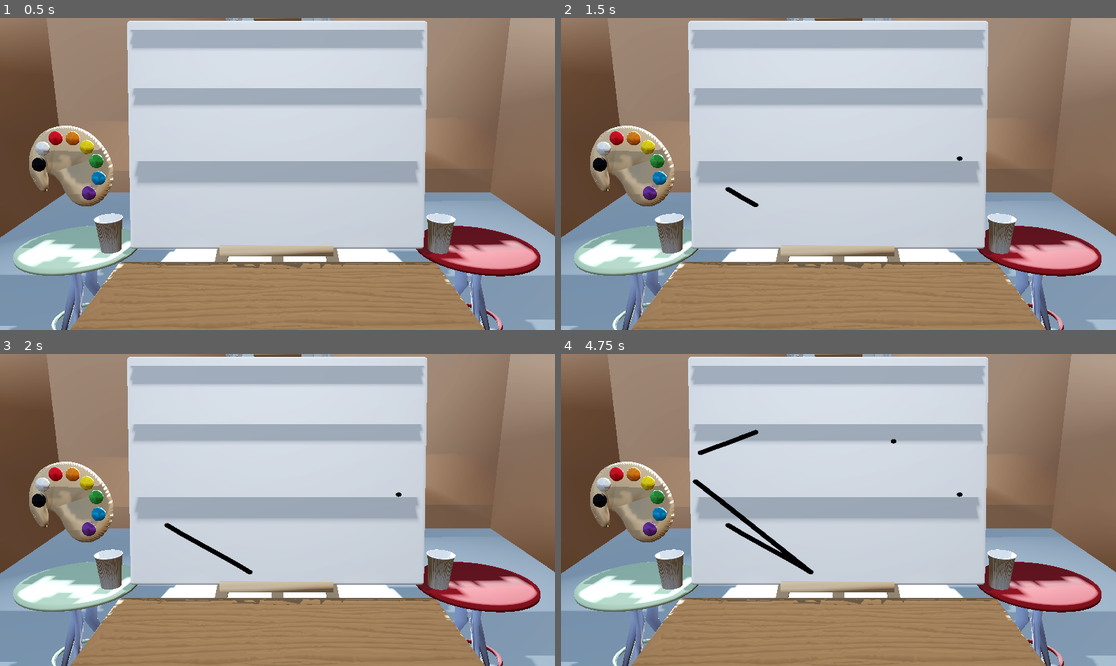
Above: before the commit, frames 1-4 (two rows, left to right).
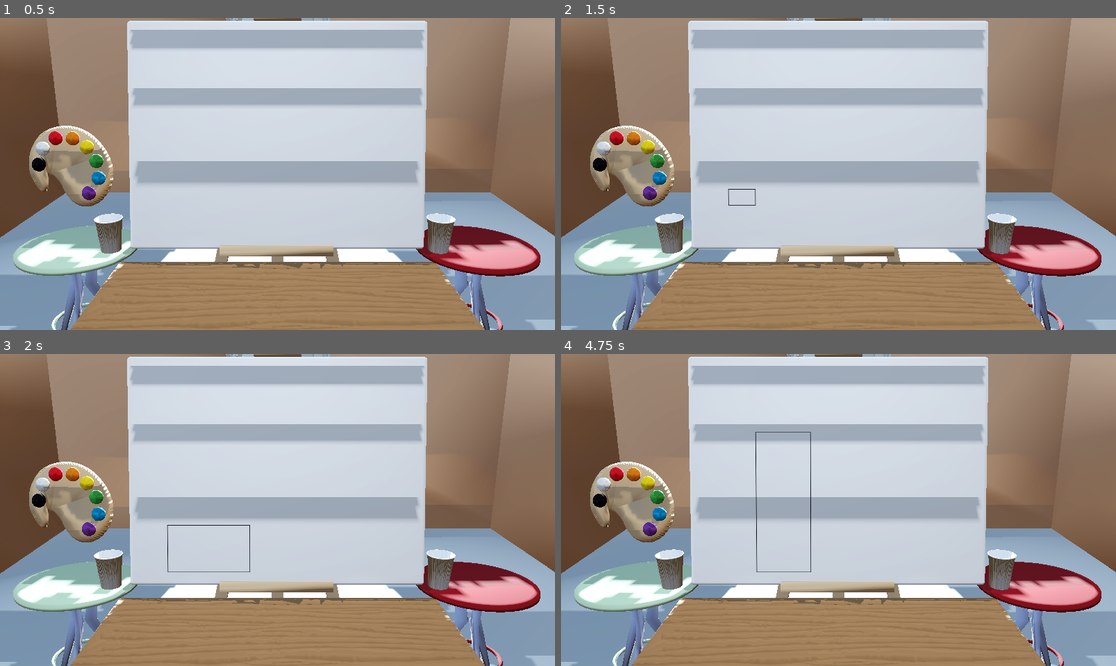
Above: after the commit, the same moments.

Repository: magamaganific/Doodle-Duels
Game: Godot game, scene res://main.tscn
Same seed, same stepped clock (60 frames per second), same inputs: the game is played once before the commit and once after it.
Inputs (mouse positions are in pixels of both pictures, inside the frame that each line leads up to):
- Up to frame 1 (0.5 s): no input
- Up to frame 2 (1.5 s): tap Enter at 0.5 s; move the mouse to (960, 158) at 0.52 s; click (960, 158) at 0.6 s; tap Space at 1.25 s; drag from (727, 189) to (810, 236) at 1.27 s
- Up to frame 3 (2 s): no input
- Up to frame 4 (4.75 s): tap Enter at 2, 3.5 s; move the mouse to (894, 441) at 2.02 s; click (894, 441) at 2.1 s; tap Space at 2.75, 4.25 s; drag from (810, 572) to (672, 463) at 2.77 s; move the mouse to (1005, 556) at 3.52 s; click (1005, 556) at 3.6 s; drag from (672, 463) to (755, 432) at 4.27 s

Frame 1 is identical in both runs. In frame 2, 0.2% of the frame differs, in the area x 29-73%, y 44-61%; in frame 3, 0.4%; in frame 4, 1.1%, in the area x 23-73%, y 24-71%.

Commit message:
He avanzado con el calculo de los espacios de dibujo creados con el ratón y l posibilidad de crear los Subviewports de dibujo con tamaños personalizados sin que se deforme el trazo

Diff:
--- a/doode.tscn
+++ b/doode.tscn
@@ -1,13 +1,13 @@
 [gd_scene load_steps=3 format=3 uid="uid://bbda7el3fc6qt"]
+
+[ext_resource type="Script" uid="uid://cfhx6d8coojo2" path="res://scripts/doode.gd" id="1_dsdwo"]
 
 [sub_resource type="BoxShape3D" id="BoxShape3D_0v1dy"]
 
-[sub_resource type="ViewportTexture" id="ViewportTexture_dsdwo"]
-
 [node name="Doode" type="CharacterBody3D"]
+script = ExtResource("1_dsdwo")
 
 [node name="CollisionShape3D" type="CollisionShape3D" parent="."]
 shape = SubResource("BoxShape3D_0v1dy")
 
 [node name="Sprite3D" type="Sprite3D" parent="."]
-texture = SubResource("ViewportTexture_dsdwo")
--- a/scripts/canvas_view.gd
+++ b/doode_spawn_space.gd
@@ -8,7 +8,7 @@
 var last_event_pos2D := Vector2()
 var last_event_time := -1.0
 
-@onready var node_viewport: SubViewport = $DrawingGUI
+@onready var node_viewport: SubViewport = $SpawnSpaceGUI
 @onready var node_quad: MeshInstance3D = $CanvasArea
 @onready var node_area: Area3D = $CanvasArea/Area3D
 
--- /dev/null
+++ b/doode_spawn_space.tscn
@@ -0,0 +1,48 @@
+[gd_scene load_steps=9 format=3 uid="uid://bk2alk33l281d"]
+
+[ext_resource type="Script" uid="uid://pjhw8d5w0sfn" path="res://spawn_space_control.gd" id="1_ga5tv"]
+[ext_resource type="Script" uid="uid://c83f6sdm7vl4a" path="res://doode_spawn_space.gd" id="1_xdeag"]
+[ext_resource type="Script" uid="uid://nc6ea1mfnwcs" path="res://spawn_space_gui.gd" id="2_fi322"]
+
+[sub_resource type="StandardMaterial3D" id="StandardMaterial3D_xdeag"]
+
+[sub_resource type="QuadMesh" id="QuadMesh_xdeag"]
+resource_local_to_scene = true
+material = SubResource("StandardMaterial3D_xdeag")
+size = Vector2(140, 106)
+
+[sub_resource type="ViewportTexture" id="ViewportTexture_fi322"]
+viewport_path = NodePath("SpawnSpaceGUI")
+
+[sub_resource type="StandardMaterial3D" id="StandardMaterial3D_pmnf7"]
+resource_local_to_scene = true
+transparency = 1
+albedo_texture = SubResource("ViewportTexture_fi322")
+
+[sub_resource type="BoxShape3D" id="BoxShape3D_pmnf7"]
+size = Vector3(140, 2, 106)
+
+[node name="DoodeSpawnSpace" type="Node3D"]
+script = ExtResource("1_xdeag")
+
+[node name="CanvasArea" type="MeshInstance3D" parent="."]
+mesh = SubResource("QuadMesh_xdeag")
+surface_material_override/0 = SubResource("StandardMaterial3D_pmnf7")
+
+[node name="Area3D" type="Area3D" parent="CanvasArea"]
+transform = Transform3D(1, 0, 0, 0, 1.4901161e-08, -0.9999997, 0, 0.9999997, 1.4901161e-08, 0, 0, 0)
+
+[node name="CollisionShape3D" type="CollisionShape3D" parent="CanvasArea/Area3D"]
+shape = SubResource("BoxShape3D_pmnf7")
+
+[node name="SpawnSpaceGUI" type="SubViewport" parent="."]
+transparent_bg = true
+render_target_update_mode = 4
+script = ExtResource("2_fi322")
+
+[node name="SpawnSpaceControl" type="Control" parent="SpawnSpaceGUI"]
+layout_mode = 3
+anchors_preset = 0
+offset_right = 40.0
+offset_bottom = 40.0
+script = ExtResource("1_ga5tv")
--- a/main.tscn
+++ b/main.tscn
@@ -1,9 +1,11 @@
-[gd_scene load_steps=8 format=3 uid="uid://oiq5kn4t1mxm"]
+[gd_scene load_steps=10 format=3 uid="uid://oiq5kn4t1mxm"]
 
 [ext_resource type="Script" uid="uid://bomfsupuoa3gc" path="res://scripts/main.gd" id="1_1bvp3"]
 [ext_resource type="PackedScene" uid="uid://c0h2hfausol27" path="res://painting_space_3d.tscn" id="2_0xm2m"]
 [ext_resource type="ArrayMesh" uid="uid://bda7jqer3grs5" path="res://art/room_and_canvas/room_and_canvas.obj" id="2_1bvp3"]
+[ext_resource type="PackedScene" uid="uid://bbda7el3fc6qt" path="res://doode.tscn" id="2_lquwl"]
 [ext_resource type="PackedScene" uid="uid://docr1467m0el3" path="res://palette_view.tscn" id="4_lquwl"]
+[ext_resource type="PackedScene" uid="uid://bk2alk33l281d" path="res://doode_spawn_space.tscn" id="6_7mycd"]
 
 [sub_resource type="ProceduralSkyMaterial" id="ProceduralSkyMaterial_ig7tw"]
 sky_horizon_color = Color(0.66224277, 0.6717428, 0.6867428, 1)
@@ -27,6 +29,8 @@
 
 [node name="main" type="Node"]
 script = ExtResource("1_1bvp3")
+doode_scene = ExtResource("2_lquwl")
+painting_scene = ExtResource("2_0xm2m")
 
 [node name="WorldEnvironment" type="WorldEnvironment" parent="."]
 environment = SubResource("Environment_h2yge")
@@ -58,5 +62,5 @@
 [node name="PaletteView" parent="." instance=ExtResource("4_lquwl")]
 transform = Transform3D(1, 0, 0, 0, 0.9659258, 0.25881904, 0, -0.25881904, 0.9659258, -100.94125, 73.2289, -38.7569)
 
-[node name="PaintingSpace3D" parent="." instance=ExtResource("2_0xm2m")]
-transform = Transform3D(1, 0, 0, 0, 0.9799246, 0.19936791, 0, -0.19936791, 0.9799246, 0, 110.560074, -41.57106)
+[node name="DoodeSpawnSpace" parent="." instance=ExtResource("6_7mycd")]
+transform = Transform3D(1, 0, 0, 0, 0.9799247, 0.19936794, 0, -0.19936794, 0.9799247, 0, 110.560074, -41.57106)
--- a/painting_space_3d.tscn
+++ b/painting_space_3d.tscn
@@ -1,24 +1,24 @@
 [gd_scene load_steps=9 format=3 uid="uid://c0h2hfausol27"]
 
-[ext_resource type="Script" uid="uid://2bsrkkq28lg3" path="res://scripts/canvas_view.gd" id="1_1rv2i"]
-[ext_resource type="Script" uid="uid://der4eo383oihs" path="res://drawing_gui.gd" id="2_hs68c"]
+[ext_resource type="Script" uid="uid://2bsrkkq28lg3" path="res://scripts/painting_space_3d.gd" id="1_1rv2i"]
+[ext_resource type="Script" uid="uid://der4eo383oihs" path="res://scripts/drawing_gui.gd" id="2_hs68c"]
 [ext_resource type="PackedScene" uid="uid://cmcwtioxohtee" path="res://drawing_space_2d.tscn" id="2_vla1w"]
 
-[sub_resource type="StandardMaterial3D" id="StandardMaterial3D_3umdr"]
+[sub_resource type="StandardMaterial3D" id="StandardMaterial3D_hs68c"]
 albedo_color = Color(1, 0.8154745, 0.8026739, 1)
 
 [sub_resource type="QuadMesh" id="QuadMesh_v04ri"]
-material = SubResource("StandardMaterial3D_3umdr")
+material = SubResource("StandardMaterial3D_hs68c")
 size = Vector2(140, 106)
 
-[sub_resource type="ViewportTexture" id="ViewportTexture_4p5h6"]
+[sub_resource type="ViewportTexture" id="ViewportTexture_3g5wd"]
 viewport_path = NodePath("DrawingGUI")
 
 [sub_resource type="StandardMaterial3D" id="StandardMaterial3D_1rv2i"]
 resource_local_to_scene = true
 transparency = 1
 shading_mode = 0
-albedo_texture = SubResource("ViewportTexture_4p5h6")
+albedo_texture = SubResource("ViewportTexture_3g5wd")
 
 [sub_resource type="BoxShape3D" id="BoxShape3D_h2yge"]
 size = Vector3(140, 2, 106)
@@ -30,7 +30,6 @@
 editor_description = "This is the Subviewport"
 transparent_bg = true
 gui_embed_subwindows = true
-render_target_update_mode = 4
 script = ExtResource("2_hs68c")
 
 [node name="DrawingSpace2D" parent="DrawingGUI" instance=ExtResource("2_vla1w")]
--- a/panel.gd
+++ /dev/null
@@ -1,41 +0,0 @@
-extends Panel
-
-var points_drawn = []
-var colors_used = []
-var strokes = 0
-var interpolate = [Rect2(Vector2(-1, -1), Vector2(-1, -1))]
-var prevpoint = interpolate[0].position
-var active = false
-
-func _process(_delta):
-	if Input.is_mouse_button_pressed(MOUSE_BUTTON_LEFT) and Main.is_mouse_inside and get_local_mouse_position() != prevpoint:
-		if interpolate[strokes].position == Vector2(-1, -1):
-			interpolate[strokes].position = get_local_mouse_position()
-			interpolate.append(Rect2(Vector2(-1, -1), Vector2(-1, -1)))
-			#print("Start position[",strokes,"]", interpolate[strokes].position)
-		points_drawn.append(get_local_mouse_position())
-		colors_used.append(Main.color)
-		prevpoint = get_local_mouse_position()
-		queue_redraw()
-	if (Input.is_action_just_released("LeftClick") and interpolate[strokes].position != Vector2(-1, -1))\
-		or (!Main.is_mouse_inside and interpolate[strokes].position != Vector2(-1, -1)):
-		interpolate[strokes].size = prevpoint
-		#print("-End:  position[",strokes,"]", prevpoint)
-		strokes += 1
-
-func _draw():
-	var i = 0
-	var nstroke = 0
-	for point in points_drawn:
-		if nstroke <= strokes and point == interpolate[nstroke].position:
-			active = true
-			prevpoint = point
-		if active == true:
-			draw_line(prevpoint, point, colors_used[i], 10)
-		if nstroke < strokes and point == interpolate[nstroke].size:
-			active = false
-			nstroke += 1
-		draw_circle(point, 5, colors_used[i])
-		prevpoint = point
-		i += 1
-	active = false
--- a/scripts/main.gd
+++ b/scripts/main.gd
@@ -1,3 +1,6 @@
 extends Node
 
 var color = Color(0.0, 0.0, 0.0, 1.0)
+
+@export var doode_scene : PackedScene
+@export var painting_scene : PackedScene
--- /dev/null
+++ b/scripts/painting_space_3d.gd
@@ -0,0 +1,98 @@
+extends Node3D
+
+# ########################################################################################## #
+# NOTE: Este código está en MAYORIA directamente copiado de la demo de gui_panel_3d de godot #
+# ########################################################################################## #
+
+var is_mouse_inside := false
+var last_event_pos2D := Vector2()
+var last_event_time := -1.0
+
+@export var quad_size : Vector2
+
+@onready var node_viewport: SubViewport = $DrawingGUI
+@onready var node_quad: MeshInstance3D = $CanvasArea
+@onready var node_area: Area3D = $CanvasArea/Area3D
+
+func _ready() -> void:
+	node_area.mouse_entered.connect(_mouse_entered_area)
+	node_area.mouse_exited.connect(_mouse_exited_area)
+	node_area.input_event.connect(_mouse_input_event)
+	if node_quad.get_surface_override_material(0).billboard_mode == BaseMaterial3D.BillboardMode.BILLBOARD_DISABLED:
+		set_process(false)
+	#de acá para abajo lo he añadido yo para poder crear los espacios de dibujo con tamaño personalizados
+	if node_quad.mesh is QuadMesh and quad_size != Vector2.ZERO:
+		var quad : QuadMesh = node_quad.mesh as QuadMesh
+		quad.size = quad_size
+	var view : SubViewport = node_viewport as SubViewport
+	view.size = Vector2(node_quad.mesh.get_aabb().size.x * 10, node_quad.mesh.get_aabb().size.y * 10)
+	print(node_quad.mesh.get_aabb().size)
+	print(node_viewport.size)
+
+func _process(_delta: float) -> void:
+	rotate_area_to_billboard()
+
+func _mouse_entered_area() -> void:
+	node_viewport.notification(NOTIFICATION_VP_MOUSE_ENTER)
+	is_mouse_inside = true
+
+func _mouse_exited_area() -> void:
+	node_viewport.notification(NOTIFICATION_VP_MOUSE_EXIT)
+	is_mouse_inside = false
+
+func _unhandled_input(input_event: InputEvent) -> void:
+	for mouse_event in [InputEventMouseButton, InputEventMouseMotion, InputEventScreenDrag, InputEventScreenTouch]:
+		if is_instance_of(input_event, mouse_event):
+			return
+	node_viewport.push_input(input_event)
+
+
+
+func _mouse_input_event(_camera: Camera3D, input_event: InputEvent, event_position: Vector3, _normal: Vector3, _shape_idx: int) -> void:
+	var quad_mesh_size: Vector2 = node_quad.mesh.size
+	var event_pos3D := event_position
+	var now := Time.get_ticks_msec() / 1000.0
+	event_pos3D = node_quad.global_transform.affine_inverse() * event_pos3D
+
+	var event_pos2D := Vector2()
+	if is_mouse_inside:
+		event_pos2D = Vector2(event_pos3D.x, -event_pos3D.y)
+		event_pos2D.x = event_pos2D.x / quad_mesh_size.x
+		event_pos2D.y = event_pos2D.y / quad_mesh_size.y
+		event_pos2D.x += 0.5
+		event_pos2D.y += 0.5
+		event_pos2D.x *= node_viewport.size.x
+		event_pos2D.y *= node_viewport.size.y
+
+	elif last_event_pos2D != null:
+		event_pos2D = last_event_pos2D
+
+	input_event.position = event_pos2D
+	if input_event is InputEventMouse:
+		input_event.global_position = event_pos2D
+
+	if input_event is InputEventMouseMotion or input_event is InputEventScreenDrag:
+		if last_event_pos2D == null:
+			input_event.relative = Vector2(0, 0)
+		else:
+			input_event.relative = event_pos2D - last_event_pos2D
+			input_event.velocity = input_event.relative / (now - last_event_time)
+	last_event_pos2D = event_pos2D
+	last_event_time = now
+	node_viewport.push_input(input_event)
+
+
+func rotate_area_to_billboard() -> void:
+	var billboard_mode: BaseMaterial3D.BillboardMode = node_quad.get_surface_override_material(0).billboard_mode
+	if billboard_mode > 0:
+		var camera := get_viewport().get_camera_3d()
+		var look := camera.to_global(Vector3(0, 0, -100)) - camera.global_transform.origin
+		look = node_area.position + look
+		if billboard_mode == 2:
+			look = Vector3(look.x, 0, look.z)
+		node_area.look_at(look, Vector3.UP)
+		node_area.rotate_object_local(Vector3.BACK, camera.rotation.z)
+
+
+#func _on_button_pressed() -> void:
+	#var img: Image = node_viewport.get_texture().get_image()
--- /dev/null
+++ b/spawn_space_control.gd
@@ -0,0 +1,22 @@
+extends Control
+
+@export var is_mouse_inside := true
+@export var space_size : Vector2
+var origin : Vector2 = Vector2.ZERO
+var end : Vector2
+
+func _process(_delta):
+	if Input.is_action_just_pressed("LeftClick") and is_mouse_inside:
+		origin = get_local_mouse_position()
+		print("doode space origin set to:", origin)
+	if Input.is_mouse_button_pressed(MOUSE_BUTTON_LEFT) and is_mouse_inside:
+		queue_redraw()
+	if Input.is_action_just_released("LeftClick"):
+		end = get_local_mouse_position()
+		print("doode space end set to:", end)
+		space_size = end - origin
+		print("calculation = ", space_size)
+
+func _draw() -> void:
+	draw_rect(Rect2(origin, get_local_mouse_position() - origin), Main.color, false, 1, false)
+	print("calculation = ", get_local_mouse_position() - origin)
--- /dev/null
+++ b/spawn_space_gui.gd
@@ -0,0 +1,12 @@
+extends SubViewport
+
+@onready var spawn_space_control_node : Control = $SpawnSpaceControl
+
+func _notification(what: int) -> void:
+	match what:
+		NOTIFICATION_VP_MOUSE_ENTER:
+			#print("VP entered")
+			spawn_space_control_node.is_mouse_inside = true
+		NOTIFICATION_VP_MOUSE_EXIT:
+			#print("VP exited")
+			spawn_space_control_node.is_mouse_inside = false
Not shown, added: doode_spawn_space.gd.uid
Not shown, removed: panel.gd.uid
Renamed: doode.gd -> scripts/doode.gd
Renamed: doode.gd.uid -> scripts/doode.gd.uid
Renamed: drawing_gui.gd -> scripts/drawing_gui.gd
Renamed: drawing_gui.gd.uid -> scripts/drawing_gui.gd.uid
Renamed: scripts/canvas_view.gd.uid -> scripts/painting_space_3d.gd.uid
Not shown, added: spawn_space_control.gd.uid
Not shown, added: spawn_space_gui.gd.uid
